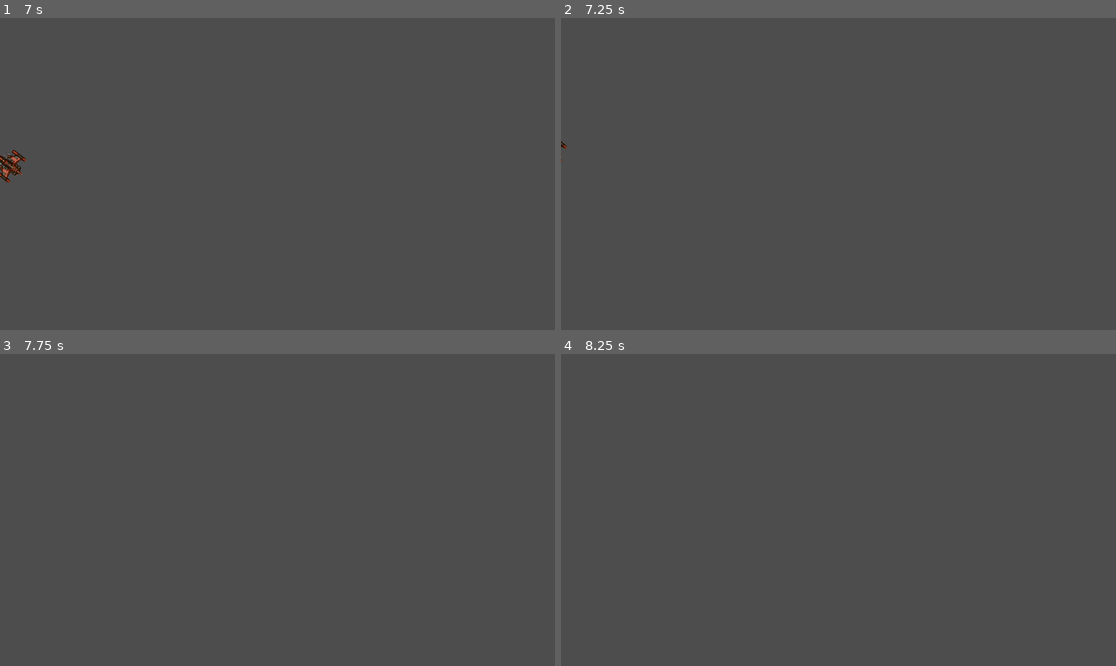
Above: before the commit, frames 1-4 (two rows, left to right).
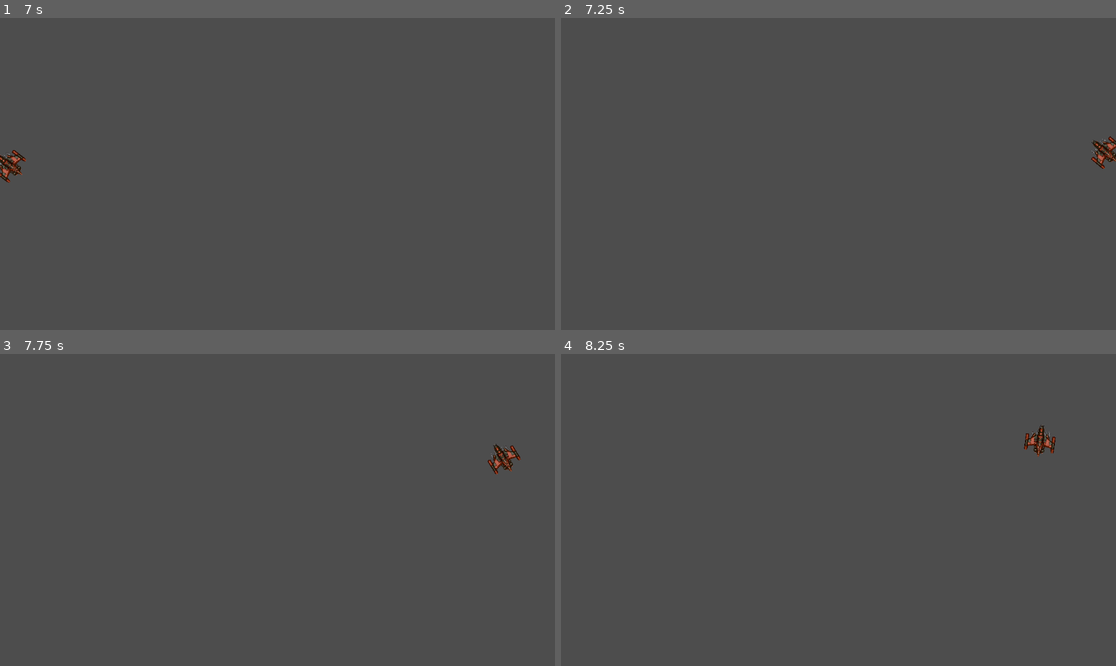
Above: after the commit, the same moments.

Repository: R2Road/book_godot4_game_development_projects
Game: Godot game, scene res://player.tscn
Two runs of this game, one before a commit and one after it. Both use one fixed random seed, a clock stepped at 60 frames per second and the inputs below. The project has no main scene, so this scene is started directly.
Inputs:
- Up to frame 1 (7 s): tap Enter at 0.5 s; hold D (rotate_right) 0.53-1.28 s; hold A (rotate_left) 1.28-2.03 s; tap Space at 2 s; hold D (rotate_right) 2.03-2.78 s; hold W (thrust) 2.78-3.53 s; hold A (rotate_left) 3.53-5.78 s; hold D (rotate_right) 5.78-6.53 s; hold W (thrust) from 6.53 s (still down)
- Up to frame 2 (7.25 s): keep holding W (thrust)
- Up to frame 3 (7.75 s): release W (thrust) at 7.28 s; hold D (rotate_right) from 7.28 s (still down)
- Up to frame 4 (8.25 s): release D (rotate_right) at 8.03 s; hold A (rotate_left) from 8.03 s (still down)

Frame 1 is identical in both runs. In frame 2, 0.3% of the frame differs, in the area x 0-100%, y 37-49%; in frame 3, 0.3%; in frame 4, 0.3%.

Commit message:
update script : player - warp-around - 맵 끝에 도달하면 반대쪽 끝으로 워프

Diff:
--- a/chapter_3_space_rock/player.gd
+++ b/chapter_3_space_rock/player.gd
@@ -5,6 +5,11 @@
 #
 @export var engine_power = 500
 @export var spin_power = 800
+
+#
+#
+#
+var screensize = Vector2.ZERO
 
 #
 #
@@ -18,10 +23,15 @@
 enum { INIT, ALIVE, INVULNERABLE, DEAD }
 var state = INIT
 
+
+
+
 #
 # override
 #
 func _ready():
+	screensize = get_viewport_rect().size
+
 	change_state( ALIVE )
 
 func _process( delta ):
@@ -30,6 +40,18 @@
 func _physics_process( delta ):
 	constant_force = thrust
 	constant_torque = rotation_dir * spin_power
+
+#
+# RigidBody의 위치나 기타 물리 속성을 직접 변경하는 경우 _integrate_forces 함수를 사용한다.
+#
+func _integrate_forces( physics_state ):
+	var xform = physics_state.transform
+	xform.origin.x = wrapf( xform.origin.x, 0, screensize.x ) # wrapf == clamp
+	xform.origin.y = wrapf( xform.origin.y, 0, screensize.y )
+	physics_state.transform = xform
+
+
+
 
 #
 #
